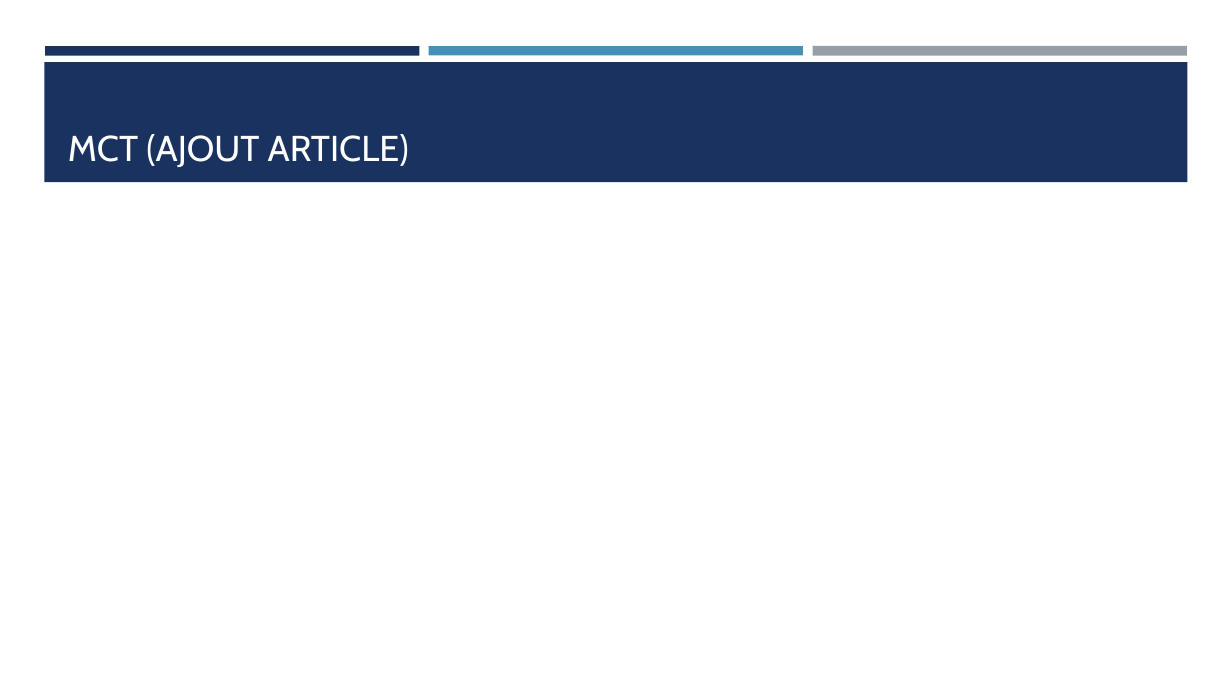
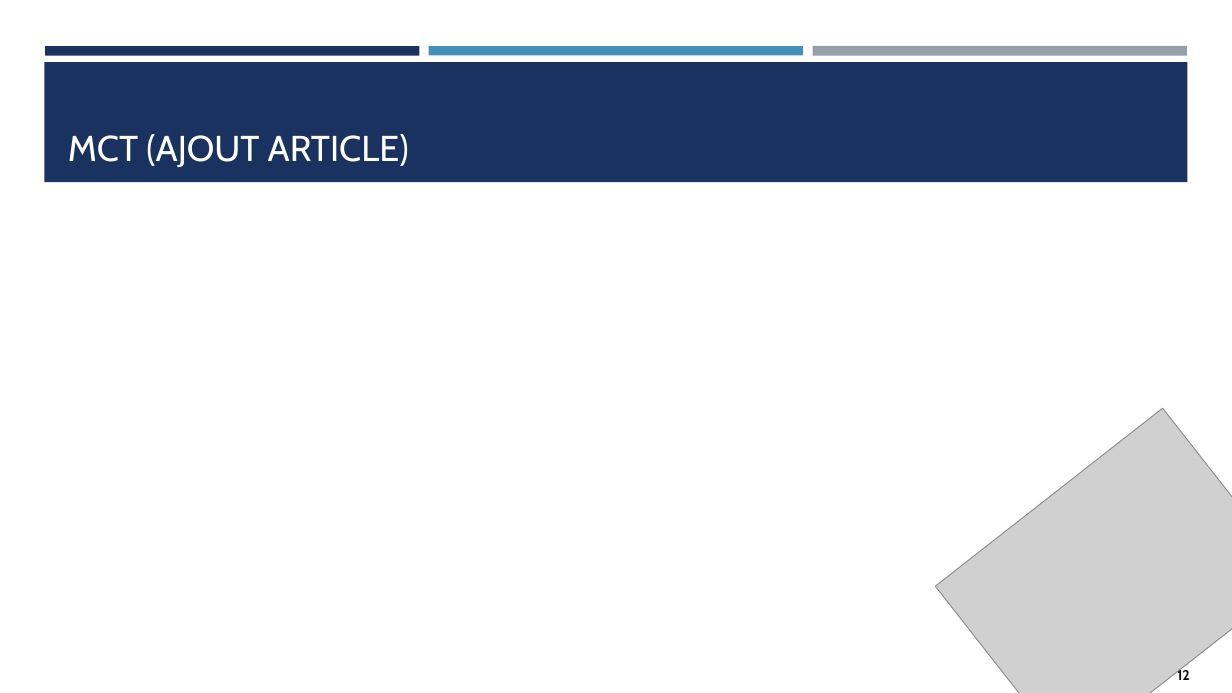
Before and after one commit to saklyayoub/bonchoix.net, a slide deck: slide 12 of global/Présentation.pptx (slide 16 before the commit). Drawn at 1232x693 pixels with LibreOffice and Linux fonts; fonts in the diff are those of the drawing; grey boxes stand for pictures. Boxes give left, top, right and bottom in pixels: in the first picture for what was removed or moved away, otherwise in the second. Text is boxed around its words. In the diff, an @@ line names an element or a change of style, - is before the commit and + after.

```diff
--- a/global/Présentation.pptx
+++ b/global/Présentation.pptx
@@ picture added at (935,408,1232,693) @@
@@ text added at (1177,668,1190,680), 11 pt, text #0D0D0D, bold @@
+12
```
Also in this commit, not shown: 11 other slides changed, 3 slides added, 11 slides removed.
